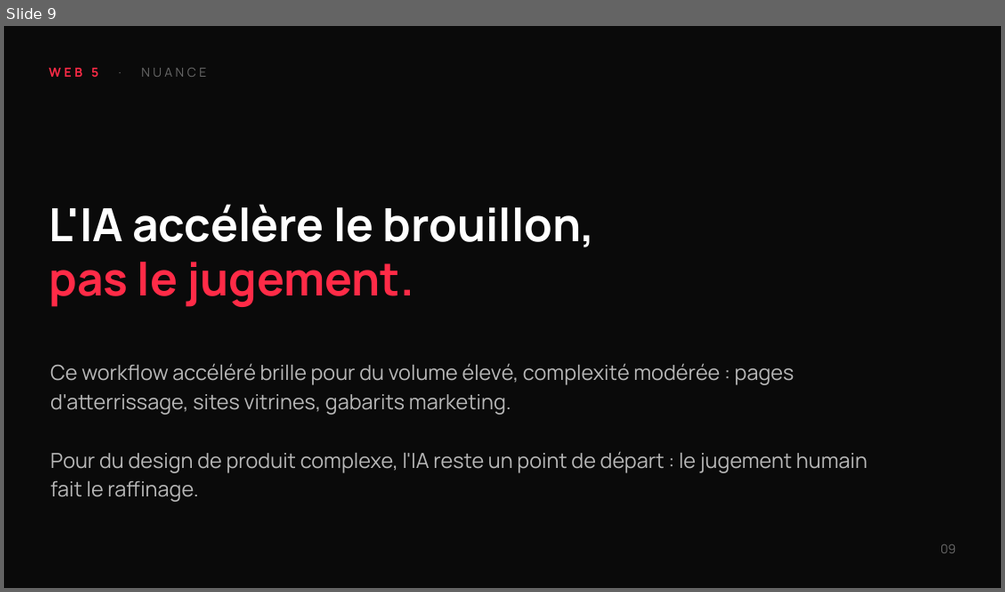
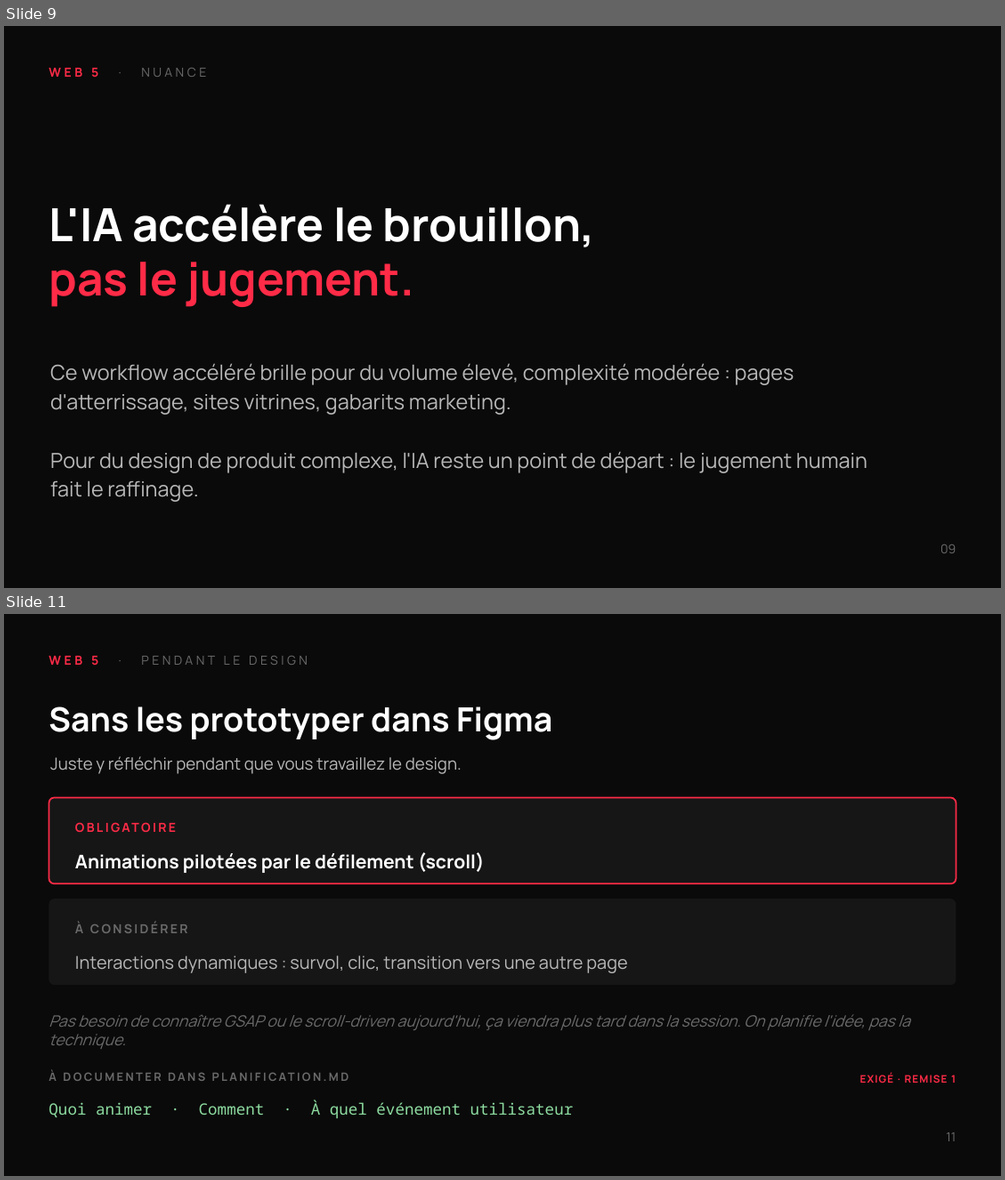
Before and after one commit to tim-montmorency/compendium, a slide deck: docs/582-511-web5/assets/documents/Web5_workflow-design-ia.pptx. Shown one above the other, each under a label of ours: slide 9 before the commit, slides 9 and 11 after it; the slides between them are not shown. The pictures are 1005x592 and 1005x1180 pixels, drawn with LibreOffice and Linux fonts; fonts in the diff are those of the drawing. Boxes give left, top, right and bottom in pixels: in the first picture for what was removed or moved away, otherwise in the second. Text is boxed around its words. In the diff, an @@ line names an element or a change of style, - is before the commit and + after.

```diff
--- a/docs/582-511-web5/assets/documents/Web5_workflow-design-ia.pptx
+++ b/docs/582-511-web5/assets/documents/Web5_workflow-design-ia.pptx
@@ slide 11 added at <box>4,614,1001,1176</box>, background #0A0A0A @@
@@ text added at <box>48,656,307,665</box>, 12 pt, text #6A6A6A @@
+WEB 5 · PENDANT LE DESIGN
@@ text added at <box>48,707,552,740</box>, 32 pt, text #FFFFFF, bold @@
+Sans les prototyper dans Figma
@@ text added at <box>50,756,461,774</box>, 16 pt, text #B8B8B8 @@
+Juste y réfléchir pendant que vous travaillez le design.
@@ rounded rectangle added at <box>49,797,955,884</box>, fill #161616, outline #FF2B47 1.5 pt @@
@@ text added at <box>75,812,300,843</box>, 12 pt, text #FF2B47, bold @@
+OBLIGATOIRE
@@ text added at <box>75,853,485,873</box>, 18 pt, text #FFFFFF, bold @@
+Animations pilotées par le défilement (scroll)
@@ rounded rectangle added at <box>49,899,955,985</box>, fill #161616 @@
@@ text added at <box>75,922,188,934</box>, 12 pt, text #6A6A6A, bold @@
+À CONSIDÉRER
@@ text added at <box>75,956,627,974</box>, 17 pt, text #B8B8B8 @@
+Interactions dynamiques : survol, clic, transition vers une autre page
@@ text added at <box>48,1014,910,1049</box>, 15 pt, text #6A6A6A, italic @@
+Pas besoin de connaître GSAP ou le scroll-driven aujourd'hui, ça viendra plus tard dans la session. On planifie l'idée, pas la technique.
@@ text added at <box>48,1071,57,1081</box>, 11 pt, text #6A6A6A, bold @@
+À DOCUMENTER DANS PLANIFICATION.MD
@@ text added at <box>860,1073,955,1083</box>, 10 pt, text #FF2B47, bold @@
+EXIGÉ · REMISE 1
@@ text added at <box>48,1100,574,1119</box>, 15 pt, text #8DDBA0 @@
+Quoi animer · Comment · À quel événement utilisateur
@@ text added at <box>946,1133,955,1142</box>, 12 pt, text #6A6A6A @@
+11
```
Also in this commit, not shown: 4 slides changed, 2 other slides added, 1 other file.
